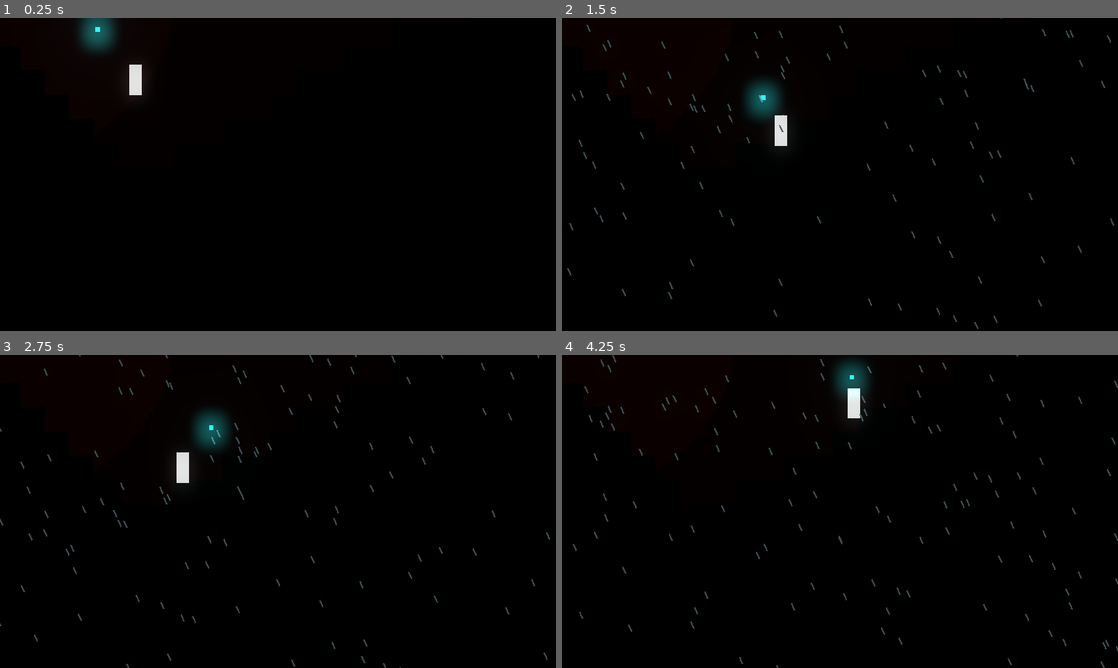
Above: before the commit, frames 1-4 (two rows, left to right).
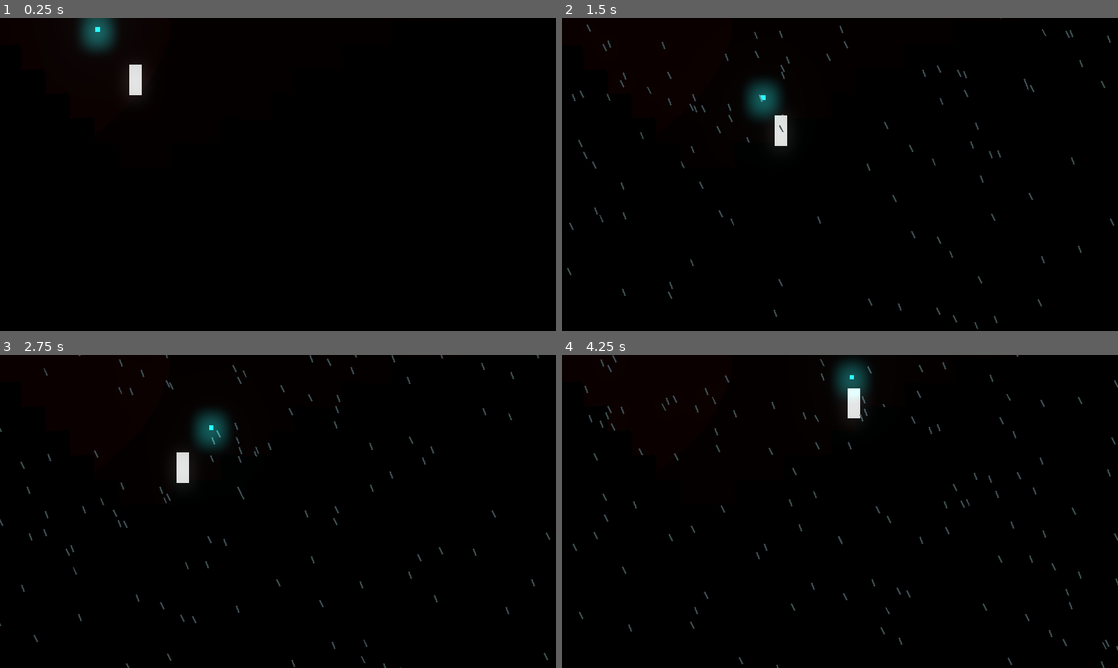
Above: after the commit, the same moments.

Repository: senseibobo/the-abyss
Game: Godot game, scene res://world/testlevel1.tscn
Same seed, same stepped clock (60 frames per second), same inputs: the game is played once before the commit and once after it.
Inputs (mouse positions are in pixels of both pictures, inside the frame that each line leads up to):
- Up to frame 1 (0.25 s): no input
- Up to frame 2 (1.5 s): move the mouse to (962, 158) at 0.52 s; hold D (move_right) from 0.53 s (still down); tap Q (grapple) at 0.6 s; tap Space (jump) at 0.77 s; move the mouse to (728, 190) at 1.27 s; tap E (swing) at 1.35 s
- Up to frame 3 (2.75 s): tap Space (jump) at 1.52 s; move the mouse to (333, 442) at 2.02 s; release D (move_right) at 2.03 s; hold A (move_left) from 2.03 s (still down); tap Q (grapple) at 2.1 s
- Up to frame 4 (4.25 s): move the mouse to (812, 574) at 2.77 s; release A (move_left) at 2.78 s; hold D (move_right) from 2.78 s (still down); tap E (swing) at 2.85 s; tap Space (jump) at 3.02, 3.77 s; move the mouse to (1006, 558) at 3.52 s; tap Q (grapple) at 3.6 s

The runs differ from the first frame. In frame 2, 0.1% of the frame differs, in the area x 1-99%, y 0-100%; in frame 3, 0.1%; in frame 4, 0.1%, in the area x 2-100%, y 0-100%.

Commit message:
nseto nesto

Diff:
--- a/project.godot
+++ b/project.godot
@@ -106,5 +106,6 @@
 
 [rendering]
 
+2d/snapping/use_gpu_pixel_snap=true
 environment/default_clear_color=Color( 0.117647, 0.117647, 0.117647, 1 )
 environment/default_environment="res://default_env.tres"
--- a/world/areas/starting/tutorialarea.tscn
+++ b/world/areas/tutorial/tutorialarea.tscn
@@ -1,21 +1,34 @@
-[gd_scene load_steps=14 format=2]
+[gd_scene load_steps=15 format=2]
 
 [ext_resource path="res://tilesets/ground1.tres" type="TileSet" id=1]
 [ext_resource path="res://will/will.tscn" type="PackedScene" id=2]
 [ext_resource path="res://player/player.tscn" type="PackedScene" id=3]
 [ext_resource path="res://player/PlayerCamera.gd" type="Script" id=4]
 [ext_resource path="res://mechanics/grappleswingcheck.gd" type="Script" id=5]
+[ext_resource path="res://world/env.tscn" type="PackedScene" id=6]
+
+[sub_resource type="Shader" id=9]
+code = "shader_type canvas_item;
+
+uniform float angle: hint_range(-3.1415926,3.1415926) = 0.0;
+uniform float size: hint_range(0.0,6.29) = 0.5;
+uniform float strength: hint_range(0.0,10.0) = 1.5;
+uniform float dist: hint_range(0.0,1.0) = 0.5;
+
+void fragment() {
+	COLOR.a = 0.0;
+
+	float a = (atan(UV.y-0.5,UV.x-0.5));
+	float d = mod(angle-a+3.1415926,3.1415926*2.0)+3.1415926;
+	if(abs(d) < size) COLOR.a = max(0.0,dist-distance(UV,vec2(0.5,0.5)))*strength;
+}"
 
 [sub_resource type="ShaderMaterial" id=8]
-
-[sub_resource type="Gradient" id=6]
-colors = PoolColorArray( 0, 0, 0, 0, 1, 1, 1, 1 )
-
-[sub_resource type="GradientTexture2D" id=7]
-gradient = SubResource( 6 )
-width = 400
-height = 400
-fill_from = Vector2( 0.475, 0.4625 )
+shader = SubResource( 9 )
+shader_param/angle = -0.32
+shader_param/size = 4.001
+shader_param/strength = 1.545
+shader_param/dist = 0.614
 
 [sub_resource type="Animation" id=4]
 length = 0.001
@@ -167,18 +180,31 @@
 
 [sub_resource type="Curve2D" id=3]
 _data = {
-"points": PoolVector2Array( -35.3928, 71.9754, 35.3928, -71.9754, 85, 170, -61.3854, 55.4992, 61.3854, -55.4992, 379, 22, -58.0219, 34.4768, 58.0219, -34.4768, 522, -143, -59.7036, 45.4084, 59.7036, -45.4084, 702, -221, 0, 0, 0, 0, 765.519, -293.314, 0, 0, 0, 0, 795, -356 )
+"points": PoolVector2Array( -35.3928, 71.9754, 35.3928, -71.9754, 85, 170, -61.3854, 55.4992, 61.3854, -55.4992, 379, 22, -58.0219, 34.4768, 58.0219, -34.4768, 522, -143 )
 }
 
 [sub_resource type="RectangleShape2D" id=5]
+
+[sub_resource type="Curve2D" id=10]
+_data = {
+"points": PoolVector2Array(  )
+}
 
 [node name="TutorialArea" type="Node2D"]
 
 [node name="Will" parent="." instance=ExtResource( 2 )]
 position = Vector2( 809, -391 )
 
+[node name="Light" type="ColorRect" parent="."]
+material = SubResource( 8 )
+margin_left = 429.0
+margin_top = -974.0
+margin_right = 1429.0
+margin_bottom = 26.0
+color = Color( 2, 2, 2, 1 )
+
 [node name="N" type="TileMap" parent="."]
-modulate = Color( 0, 0, 0, 1 )
+modulate = Color( 0.156863, 0.156863, 0.156863, 1 )
 scale = Vector2( 0.125, 0.125 )
 tile_set = ExtResource( 1 )
 cell_size = Vector2( 128, 128 )
@@ -196,15 +222,6 @@
 script = ExtResource( 5 )
 grapple = true
 
-[node name="TextureRect" type="TextureRect" parent="."]
-material = SubResource( 8 )
-margin_left = 288.0
-margin_top = -478.0
-margin_right = 941.0
-margin_bottom = 167.0
-texture = SubResource( 7 )
-expand = true
-
 [node name="Player" parent="." instance=ExtResource( 3 )]
 position = Vector2( 78, 330 )
 
@@ -227,7 +244,6 @@
 navpoly = SubResource( 1 )
 
 [node name="CameraPath" type="Path2D" parent="."]
-visible = false
 position = Vector2( -4, 23 )
 curve = SubResource( 3 )
 
@@ -237,3 +253,8 @@
 
 [node name="CollisionShape2D" type="CollisionShape2D" parent="Area2D"]
 shape = SubResource( 5 )
+
+[node name="WorldEnvironment" parent="." instance=ExtResource( 6 )]
+
+[node name="Path2D" type="Path2D" parent="."]
+curve = SubResource( 10 )
--- /dev/null
+++ b/world/env.tscn
@@ -0,0 +1,70 @@
+[gd_scene load_steps=5 format=2]
+
+[ext_resource path="res://textures/bg1.png" type="Texture" id=1]
+
+[sub_resource type="Environment" id=1]
+background_mode = 4
+background_color = Color( 0.980392, 0, 0, 1 )
+ambient_light_color = Color( 1, 1, 1, 1 )
+auto_exposure_scale = 0.15
+auto_exposure_max_luma = 0.19
+auto_exposure_speed = 12.16
+glow_enabled = true
+glow_intensity = 6.21
+glow_strength = 0.56
+glow_bloom = 0.11
+glow_blend_mode = 0
+glow_bicubic_upscale = true
+glow_high_quality = true
+adjustment_enabled = true
+adjustment_brightness = 0.81
+adjustment_saturation = 0.8
+
+[sub_resource type="Shader" id=2]
+code = "shader_type canvas_item;
+
+uniform float minimum: hint_range(0.0,1.0) = 0.3;
+uniform float maximum: hint_range(0.0,10.0) = 3.0;
+uniform float grain: hint_range(0.0,1.0) = 0.2;
+
+float random (vec2 st) {
+    return fract(sin(dot(st.xy,
+                         vec2(12.9898,78.233)))*
+        43758.5453123);
+}
+
+
+void fragment() {
+	COLOR.a = max(0.0,(distance(UV,vec2(0.5,0.5))-minimum)*maximum) + random(UV+TIME/1000000.0)*grain;
+}"
+
+[sub_resource type="ShaderMaterial" id=3]
+shader = SubResource( 2 )
+shader_param/minimum = 0.189
+shader_param/maximum = 2.35
+shader_param/grain = 0.058
+
+[node name="WorldEnvironment" type="WorldEnvironment"]
+environment = SubResource( 1 )
+
+[node name="ScreenShader" type="CanvasLayer" parent="."]
+layer = 60
+
+[node name="vignette" type="ColorRect" parent="ScreenShader"]
+visible = false
+material = SubResource( 3 )
+anchor_right = 1.0
+anchor_bottom = 1.0
+color = Color( 0, 0, 0, 1 )
+
+[node name="ParallaxBackground" type="ParallaxBackground" parent="."]
+
+[node name="ParallaxLayer" type="ParallaxLayer" parent="ParallaxBackground"]
+motion_scale = Vector2( 0.6, 0.6 )
+motion_mirroring = Vector2( 3840, 2160 )
+
+[node name="Bg1" type="Sprite" parent="ParallaxBackground/ParallaxLayer"]
+modulate = Color( 2, 0, 0, 1 )
+position = Vector2( 581, 243 )
+scale = Vector2( 2, 2 )
+texture = ExtResource( 1 )
--- a/world/testlevel1.tscn
+++ b/world/testlevel1.tscn
@@ -1,10 +1,10 @@
-[gd_scene load_steps=13 format=2]
+[gd_scene load_steps=10 format=2]
 
 [ext_resource path="res://tilesets/ground1.tres" type="TileSet" id=1]
 [ext_resource path="res://player/player.tscn" type="PackedScene" id=2]
 [ext_resource path="res://will/will.tscn" type="PackedScene" id=3]
 [ext_resource path="res://mechanics/grappleswingcheck.gd" type="Script" id=4]
-[ext_resource path="res://textures/bg1.png" type="Texture" id=5]
+[ext_resource path="res://world/env.tscn" type="PackedScene" id=5]
 
 [sub_resource type="ParticlesMaterial" id=4]
 emission_shape = 2
@@ -42,48 +42,6 @@
 orbit_velocity = 0.0
 orbit_velocity_random = 0.0
 color = Color( 0.282353, 0.372549, 0.396078, 1 )
-
-[sub_resource type="Environment" id=1]
-background_mode = 4
-background_color = Color( 0.980392, 0, 0, 1 )
-ambient_light_color = Color( 1, 1, 1, 1 )
-auto_exposure_scale = 0.15
-auto_exposure_max_luma = 0.19
-auto_exposure_speed = 12.16
-glow_enabled = true
-glow_intensity = 6.21
-glow_strength = 0.56
-glow_bloom = 0.11
-glow_blend_mode = 0
-glow_bicubic_upscale = true
-glow_high_quality = true
-adjustment_enabled = true
-adjustment_brightness = 0.81
-adjustment_saturation = 0.8
-
-[sub_resource type="Shader" id=2]
-code = "shader_type canvas_item;
-
-uniform float minimum: hint_range(0.0,1.0) = 0.3;
-uniform float maximum: hint_range(0.0,10.0) = 3.0;
-uniform float grain: hint_range(0.0,1.0) = 0.2;
-
-float random (vec2 st) {
-    return fract(sin(dot(st.xy,
-                         vec2(12.9898,78.233)))*
-        43758.5453123);
-}
-
-
-void fragment() {
-	COLOR.a = max(0.0,(distance(UV,vec2(0.5,0.5))-minimum)*maximum) + random(UV+TIME/1000000.0)*grain;
-}"
-
-[sub_resource type="ShaderMaterial" id=3]
-shader = SubResource( 2 )
-shader_param/minimum = 0.189
-shader_param/maximum = 2.35
-shader_param/grain = 0.058
 
 [node name="Node2D" type="Node2D"]
 
@@ -127,27 +85,4 @@
 process_material = SubResource( 7 )
 texture = SubResource( 6 )
 
-[node name="WorldEnvironment" type="WorldEnvironment" parent="."]
-environment = SubResource( 1 )
-
-[node name="ScreenShader" type="CanvasLayer" parent="WorldEnvironment"]
-layer = 60
-
-[node name="vignette" type="ColorRect" parent="WorldEnvironment/ScreenShader"]
-visible = false
-material = SubResource( 3 )
-anchor_right = 1.0
-anchor_bottom = 1.0
-color = Color( 0, 0, 0, 1 )
-
-[node name="ParallaxBackground" type="ParallaxBackground" parent="WorldEnvironment"]
-
-[node name="ParallaxLayer" type="ParallaxLayer" parent="WorldEnvironment/ParallaxBackground"]
-motion_scale = Vector2( 0.6, 0.6 )
-motion_mirroring = Vector2( 3840, 2160 )
-
-[node name="Bg1" type="Sprite" parent="WorldEnvironment/ParallaxBackground/ParallaxLayer"]
-modulate = Color( 2, 0, 0, 1 )
-position = Vector2( 581, 243 )
-scale = Vector2( 2, 2 )
-texture = ExtResource( 5 )
+[node name="WorldEnvironment" parent="." instance=ExtResource( 5 )]
Binary file changed: textures/tileset1.png
